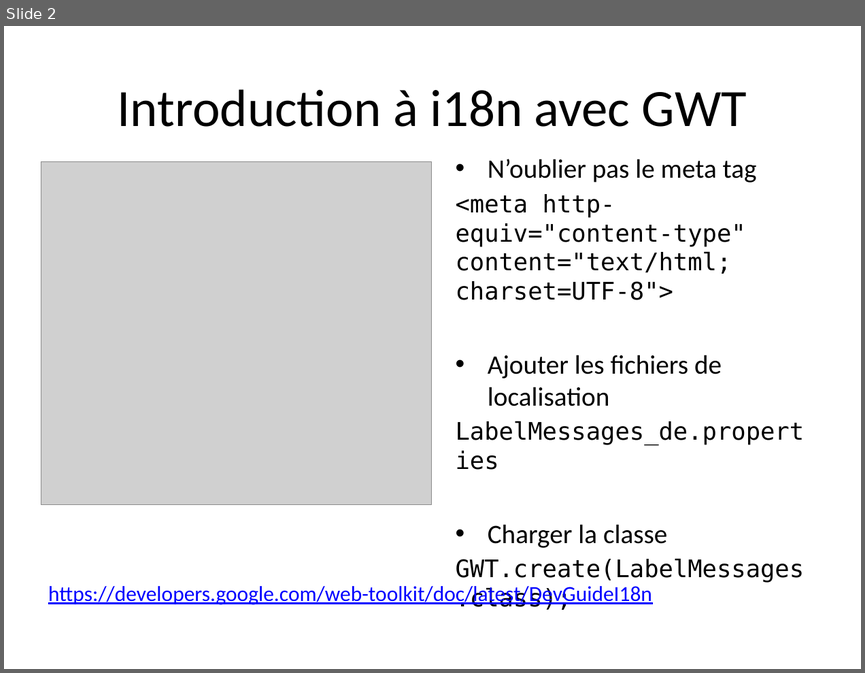
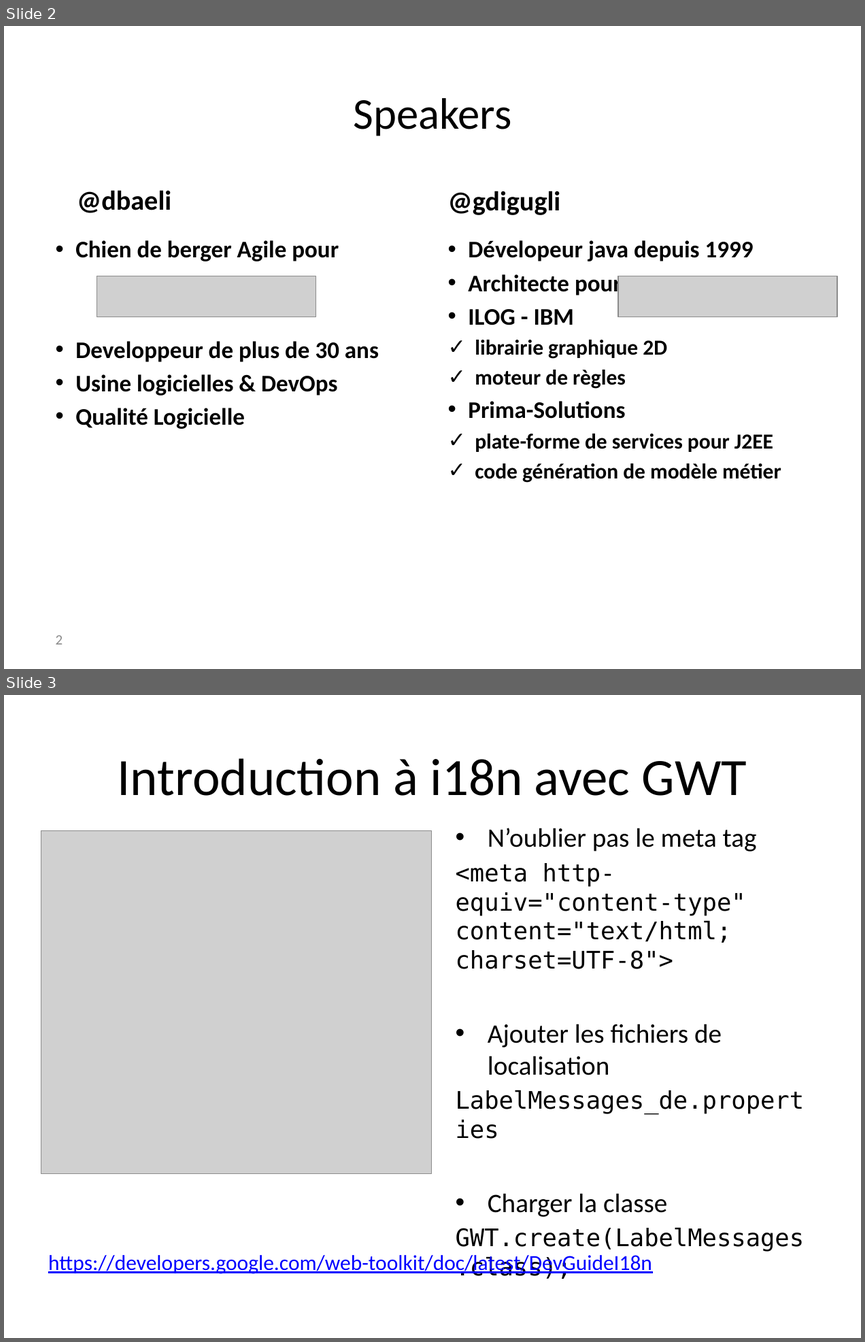
Before and after one commit to dbaeli/ez18n, a slide deck: ez18n-slides/ez18n_hands_on.pptx. Shown one above the other, each under a label of ours: slide 2 before the commit, slides 2 and 3 after it. The pictures are 865x673 and 865x1342 pixels, drawn with LibreOffice and Linux fonts; fonts in the diff are those of the drawing; grey boxes stand for pictures; background and template pictures are left out. Boxes give left, top, right and bottom in pixels: in the first picture for what was removed or moved away, otherwise in the second. Text is boxed around its words. In the diff, an @@ line names an element or a change of style, - is before the commit and + after.

Commit message:
Speakers in all slides

```diff
--- a/ez18n-slides/ez18n_hands_on.pptx
+++ b/ez18n-slides/ez18n_hands_on.pptx
@@ slide 2 added at <box>4,26,861,669</box>, background picture (left out) @@
@@ title added at <box>353,98,511,136</box>, 37 pt, text #000000 @@
+Speakers
@@ text added at <box>77,190,171,213</box>, 23 pt, text #000000, bold @@
+@dbaeli
@@ text added at <box>448,191,561,215</box>, 23 pt, text #000000, bold @@
+@gdigugli
@@ text added at <box>75,240,379,429</box>, 20 pt, text #000000, bold @@
+• Chien de berger Agile pour
+• Developpeur de plus de 30 ans
+• Usine logicielles & DevOps
+• Qualité Logicielle
@@ text added at <box>468,240,781,482</box>, 18 pt, text #000000, bold @@
+• Dévelopeur java depuis 1999
+• Architecte pour
+• ILOG - IBM
+  ✓ librairie graphique 2D
+  ✓ moteur de règles
+• Prima-Solutions
+  ✓ plate-forme de services pour J2EE
+  ✓ code génération de modèle métier
@@ picture added at <box>96,276,316,317</box> @@
@@ picture added at <box>618,276,838,317</box> @@
@@ page number added at <box>56,635,63,644</box>, 12 pt, text #8C8C8C @@
+2
@@ what was slide 2 is now slide 3 @@
```
Also in this commit, not shown: 1 slide changed, 3 other files.
